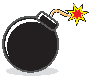
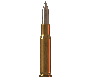
The second 91 × 77 image is a revision of the first. Changes to its layers:
added layer "Layer 3" above "Layer 2" over <box>39,1,52,77</box>
hid "Layer 1" over <box>2,3,89,76</box>
